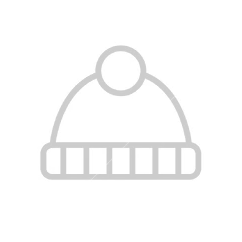
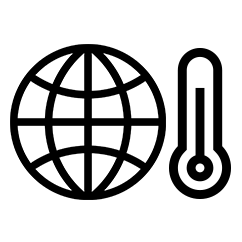
The second 242px x 242px image is a revision of the first. Changes to its layers:
added layer "world" above "temp" over [left=10, top=44, right=166, bottom=200]
added layer "temp" above "Hue/Saturation 1" over [left=169, top=48, right=231, bottom=199]
hid "1" over [left=27, top=42, right=213, bottom=200]
hid "Background" over [left=10, top=42, right=231, bottom=200]
